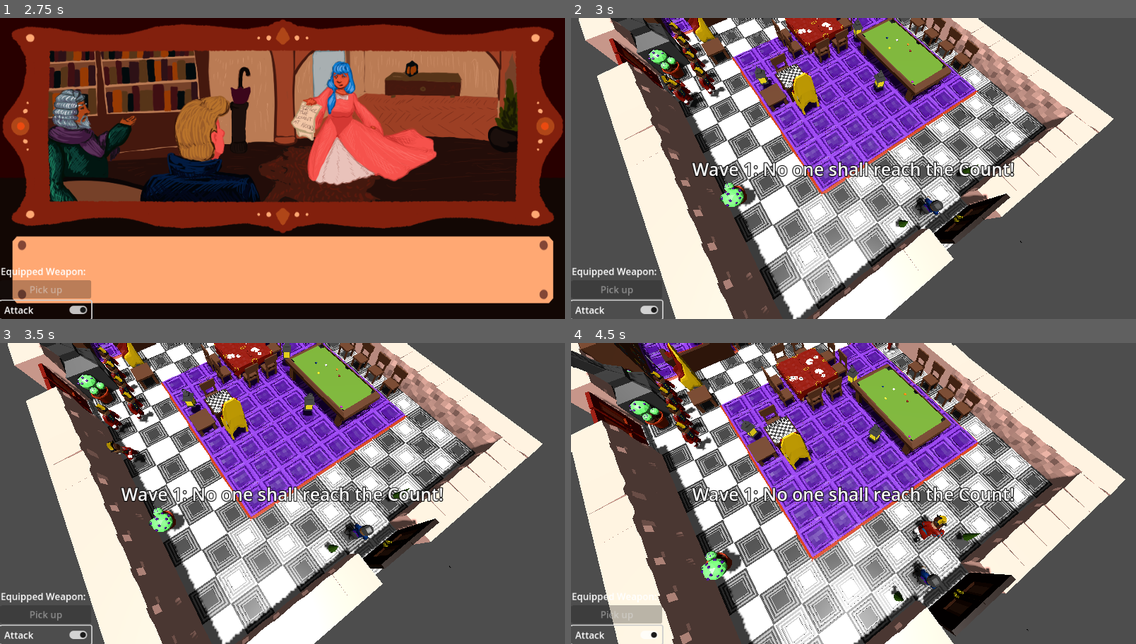
Above: before the commit, frames 1-4 (two rows, left to right).
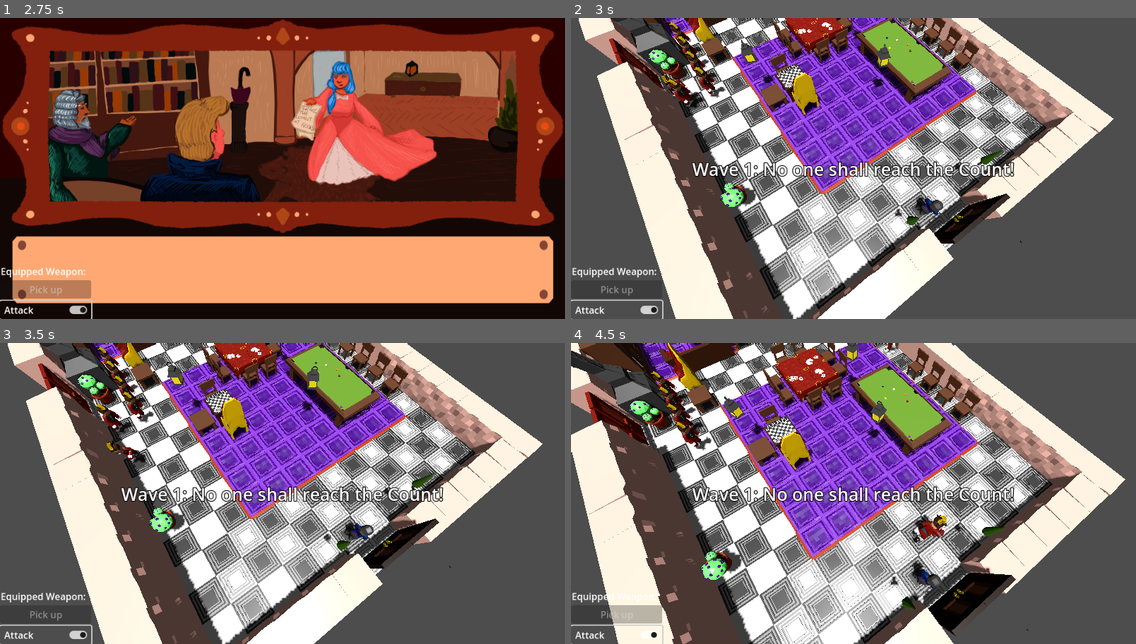
Above: after the commit, the same moments.

Repository: pinguinosod/gse_winterjam2024
Game: Godot game, scene res://main.tscn
Two runs of this game, one before a commit and one after it. Both use one fixed random seed, a clock stepped at 60 frames per second and the inputs below.
Inputs (mouse positions are in pixels of both pictures, inside the frame that each line leads up to):
- Up to frame 1 (2.75 s): click (288, 285) at 0.5 s; click "Attack" at 1.25 s; tap Enter (end_turn) at 2, 2.1 s; move the mouse to (406, 153) at 2.02 s; hold D (move_right) from 2.03 s (still down); click (406, 153) at 2.17 s
- Up to frame 2 (3 s): tap Space at 2.75 s; move the mouse to (740, 183) at 2.77 s; release D (move_right) at 2.78 s; hold S (move_down) from 2.78 s (still down); tap Enter (end_turn) at 2.85 s
- Up to frame 3 (3.5 s): keep holding S (move_down)
- Up to frame 4 (4.5 s): move the mouse to (910, 427) at 3.52 s; release S (move_down) at 3.53 s; hold D (move_right) 3.53-4.28 s; tap Enter (end_turn) at 3.6, 4.35 s; move the mouse to (825, 553) at 4.27 s; hold W (move_up) from 4.28 s (still down); click (825, 553) at 4.42 s

Frame 1 is identical in both runs. In frame 2, 0.9% of the frame differs, in the area x 16-77%, y 0-70%; in frame 3, 0.9%; in frame 4, 1.1%, in the area x 10-78%, y 0-89%.
Error in both runs: Invalid access to property or key 'enemyWaves' on a base object of type 'Nil'. (res://scripts/game_manager.gd:213)

Commit message:
Fixed script, adjusted item height

Diff:
--- a/rooms.tscn
+++ b/rooms.tscn
@@ -80,6 +80,7 @@
 transform = Transform3D(0.998926, 0, 0, 0, 0.998926, 0, 0, 0, 0.998926, 17.547, 1, 10.4931)
 
 [node name="Weapon 1 (Lamp)" parent="Pickups" instance=ExtResource("6_o5c1p")]
+transform = Transform3D(1, 0, 0, 0, 1, 0, 0, 0, 1, 0, 1, 0)
 
 [node name="Weapon 2 (Ski Stick)" parent="Pickups" instance=ExtResource("7_wa2e1")]
 transform = Transform3D(1, 0, 0, 0, 1, 0, 0, 0, 1, 4.953, 1, 1.149)
@@ -97,25 +98,25 @@
 transform = Transform3D(1, 0, 0, 0, 1, 0, 0, 0, 1, 2.84165, 1, -4.8948)
 
 [node name="Weapon 5 (Fire Book)" parent="Pickups" instance=ExtResource("10_eq80y")]
-transform = Transform3D(1, 0, 0, 0, 1, 0, 0, 0, 1, -4.1427, -0.0731399, -8.00557)
+transform = Transform3D(1, 0, 0, 0, 1, 0, 0, 0, 1, -4.1427, 1, -8.00557)
 
 [node name="Weapon 6 (Umbrella)" parent="Pickups" instance=ExtResource("11_bn1it")]
-transform = Transform3D(1, 0, 0, 0, 1, 0, 0, 0, 1, -16.0505, -0.0731401, -4.92564)
+transform = Transform3D(1, 0, 0, 0, 1, 0, 0, 0, 1, -16.0505, 1, -4.92564)
 
 [node name="Weapon 6 (Umbrella)2" parent="Pickups" instance=ExtResource("11_bn1it")]
-transform = Transform3D(1, 0, 0, 0, 1, 0, 0, 0, 1, -15.9853, -0.0731399, -1.93609)
+transform = Transform3D(1, 0, 0, 0, 1, 0, 0, 0, 1, -15.9853, 1, -1.93609)
 
 [node name="Weapon 1 (Lamp)2" parent="Pickups" instance=ExtResource("6_o5c1p")]
-transform = Transform3D(1, 0, 0, 0, 1, 0, 0, 0, 1, -8.06431, -0.0731399, -5.97109)
+transform = Transform3D(1, 0, 0, 0, 1, 0, 0, 0, 1, -8.06431, 1, -5.97109)
 
 [node name="Weapon 1 (Lamp)3" parent="Pickups" instance=ExtResource("6_o5c1p")]
-transform = Transform3D(1, 0, 0, 0, 1, 0, 0, 0, 1, -11.0571, -0.0731399, -2.02873)
+transform = Transform3D(1, 0, 0, 0, 1, 0, 0, 0, 1, -11.0571, 1, -2.02873)
 
 [node name="Weapon 5 (Fire Book)2" parent="Pickups" instance=ExtResource("10_eq80y")]
-transform = Transform3D(1, 0, 0, 0, 1, 0, 0, 0, 1, -2.08411, -0.0731399, -8.05143)
+transform = Transform3D(1, 0, 0, 0, 1, 0, 0, 0, 1, -2.08411, 1, -8.05143)
 
 [node name="Weapon 6 (Umbrella)3" parent="Pickups" instance=ExtResource("11_bn1it")]
-transform = Transform3D(1, 0, 0, 0, 1, 0, 0, 0, 1, -6.94286, -0.0731399, 2.04007)
+transform = Transform3D(1, 0, 0, 0, 1, 0, 0, 0, 1, -6.94286, 1, 2.04007)
 
 [node name="Weapon 4 (Book)4" parent="Pickups" instance=ExtResource("9_erj83")]
 transform = Transform3D(1, 0, 0, 0, 1, 0, 0, 0, 1, 5.98995, 1, -7.01205)
@@ -124,10 +125,10 @@
 transform = Transform3D(1, 0, 0, 0, 1, 0, 0, 0, 1, 5.88395, 1, -4.96905)
 
 [node name="Weapon 1 (Lamp)4" parent="Pickups" instance=ExtResource("6_o5c1p")]
-transform = Transform3D(1, 0, 0, 0, 1, 0, 0, 0, 1, -8.03551, -0.0731399, -1.00897)
+transform = Transform3D(1, 0, 0, 0, 1, 0, 0, 0, 1, -8.03551, 1, -1.00897)
 
 [node name="Weapon 2 (Ski Stick)2" parent="Pickups" instance=ExtResource("7_wa2e1")]
-transform = Transform3D(1, 0, 0, 0, 1, 0, 0, 0, 1, -1.02752, -0.0731399, 2.12265)
+transform = Transform3D(1, 0, 0, 0, 1, 0, 0, 0, 1, -1.02752, 1, 2.12265)
 
 [node name="plateWeapon" parent="." instance=ExtResource("12_06p30")]
 transform = Transform3D(1, 0, 0, 0, 1, 0, 0, 0, 1, -16.9355, 2.71019, 1.54151)
--- a/scripts/player.gd
+++ b/scripts/player.gd
@@ -1,6 +1,5 @@
 extends Node3D
 class_name Player
-
 var game_manager
 var pathToFollow: PackedVector2Array  #  the pathToFollow is a list of Vector2 points
 var speed: float = 5.0
--- a/weapons.gd
+++ b/weapons.gd
@@ -1,7 +1,5 @@
 extends Node
 class_name EquippedWeapon
-
-
 # Common properties for all weapons
 var maxDurability: int = 25
 var currentDurability: int = maxDurability
Not shown: 1 places in rooms.tscn that only renumber resources
